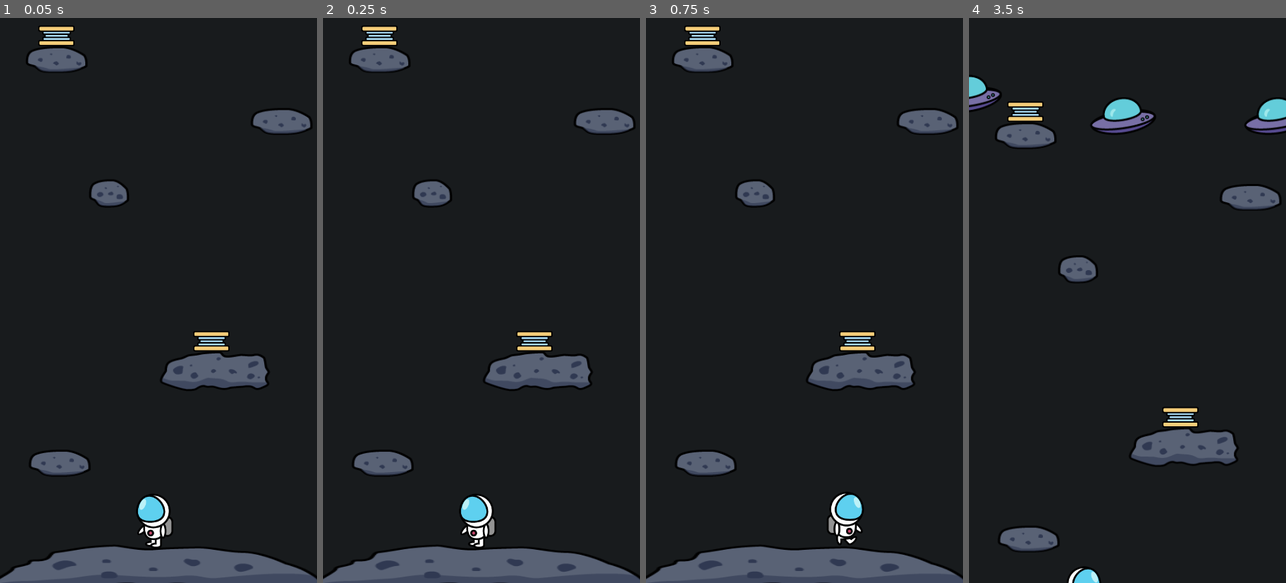
Above: before the commit, frames 1-4 (left to right).
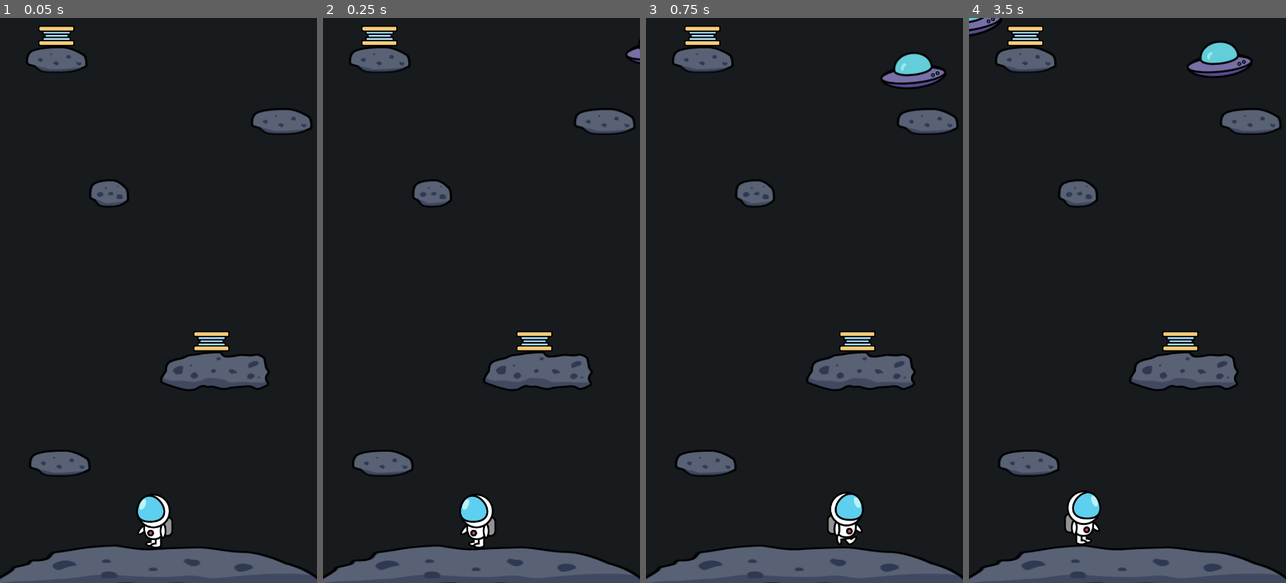
Above: after the commit, the same moments.

Repository: anyu/space-escape
Game: Godot game, scene res://scenes/World.tscn
Same seed, same stepped clock (60 frames per second), same inputs: the game is played once before the commit and once after it.
Inputs:
- Up to frame 1 (0.05 s): no input
- Up to frame 2 (0.25 s): no input
- Up to frame 3 (0.75 s): hold D (move_right) from 0.53 s (still down)
- Up to frame 4 (3.5 s): tap Space (jump) at 0.77, 1.52, 3.02 s; release D (move_right) at 2.03 s; hold A (move_left) 2.03-2.78 s; hold D (move_right) from 2.78 s (still down)

Frame 1 is identical in both runs. In frame 2, less than 0.1% of the frame differs, in the area x 95-100%, y 3-9%; in frame 3, 0.8%; in frame 4, 18%, in the area x 0-100%, y 0-100%.

Commit message:
ufo curve path kinddaa works

Diff:
--- a/scenes/Camera2D.gd
+++ /dev/null
@@ -1,7 +0,0 @@
-extends Camera2D
-
-
-var speed = 200
-
-func _process(delta):
-	position.y -= speed * delta
--- /dev/null
+++ b/scenes/UFOTimer.gd
@@ -0,0 +1,13 @@
+extends Timer
+
+
+
+func _ready():
+	wait_time = randf() * 2 + 1
+	set_wait_time(wait_time)
+	start()
+
+func _on_timeout():
+	var ufo =
+	# Set its position, properties, or add it to the scene
+	# Example: get_tree().get_root().add_child(newNode2D)
--- a/scenes/Ufo.tscn
+++ b/scenes/Ufo.tscn
@@ -21,6 +21,4 @@
 scale = Vector2( 1.31178, 1.31178 )
 polygon = PoolVector2Array( 18.5, -27.9, 30.5, -17.9, 30.5, -15.3, 30.9, -14, 36, -14, 50.5, -6.3, 50.5, 10, 36.2, 22,  …(191 unchanged characters)…
 
-[node name="Tween" type="Tween" parent="."]
-
 [connection signal="screen_exited" from="VisibilityNotifier2D" to="." method="_on_VisibilityNotifier2D_screen_exited"]
--- a/scenes/World.tscn
+++ b/scenes/World.tscn
@@ -1,8 +1,8 @@
-[gd_scene load_steps=12 format=2]
+[gd_scene load_steps=13 format=2]
 
-[ext_resource path="res://scenes/Camera2D.gd" type="Script" id=1]
 [ext_resource path="res://scenes/Player.tscn" type="PackedScene" id=2]
 [ext_resource path="res://scenes/Spring.tscn" type="PackedScene" id=3]
+[ext_resource path="res://images/ufo.png" type="Texture" id=4]
 [ext_resource path="res://images/ground.png" type="Texture" id=5]
 [ext_resource path="res://scenes/Asteroid.tscn" type="PackedScene" id=6]
 [ext_resource path="res://audio/bounce1.mp3" type="AudioStream" id=7]
@@ -10,10 +10,11 @@
 [ext_resource path="res://scenes/Asteroid_lg.tscn" type="PackedScene" id=9]
 [ext_resource path="res://scenes/Asteroid_sm.tscn" type="PackedScene" id=10]
 [ext_resource path="res://scenes/Ufo.tscn" type="PackedScene" id=11]
+[ext_resource path="res://scripts/UFOPath.gd" type="Script" id=12]
 
 [sub_resource type="Curve2D" id=14]
 _data = {
-"points": PoolVector2Array( 0, 0, 0, 0, 720, 0, 80.7261, 0, -80.7261, 0, 544, 56, 56.7605, -2.52269, -56.7605, 2.52269, 344, -16, 72.3171, 2.94314, -72.3171, -2.94314, 128, 64, 0, 0, 0, 0, 0, 0 )
+"points": PoolVector2Array( 0, 0, 0, 0, 720, 0, 80.7261, 0, -80.7261, 0, 546, 129, 56.7605, -2.52269, -56.7605, 2.52269, 345, -1, 72.3171, 2.94314, -72.3171, -2.94314, 131, 128, 1, 34.5, -1, -34.5, 0, 2 )
 }
 
 [node name="World" type="Node2D"]
@@ -119,10 +120,17 @@
 
 [node name="UFOPath" type="Path2D" parent="."]
 curve = SubResource( 14 )
+script = ExtResource( 12 )
 
-[node name="UFOSpawnLocation" type="PathFollow2D" parent="UFOPath"]
+[node name="UFOPathFollow" type="PathFollow2D" parent="UFOPath"]
 position = Vector2( 720, 0 )
 rotate = false
+
+[node name="Sprite" type="Sprite" parent="UFOPath/UFOPathFollow"]
+position = Vector2( 100, 0 )
+rotation = 0.0519126
+scale = Vector2( 1.5, 1.5 )
+texture = ExtResource( 4 )
 
 [node name="Camera2D" type="Camera2D" parent="."]
 position = Vector2( 337, 1168 )
@@ -131,7 +139,6 @@
 limit_right = 720
 limit_bottom = 1280
 limit_smoothed = true
-script = ExtResource( 1 )
 
 [connection signal="body_entered" from="Spring" to="Player" method="_on_Spring_body_entered"]
 [connection signal="body_exited" from="Spring" to="Player" method="_on_Spring_body_exited"]
--- a/scripts/UFO.gd
+++ b/scripts/UFO.gd
@@ -1,8 +1,4 @@
 extends Area2D
-
-func start_movement(initial_pos, final_pos):
-	$Tween.interpolate_property(self, "position", initial_pos, final_pos, 1.0, Tween.TRANS_CUBIC)
-	$Tween.start()
 
 func _on_VisibilityNotifier2D_screen_exited():
 	queue_free()
--- /dev/null
+++ b/scripts/UFOPath.gd
@@ -0,0 +1,9 @@
+extends Path2D
+
+onready var follow = get_node("UFOPathFollow")
+
+func _ready():
+	set_process(true)
+
+func _process(delta):
+	follow.set_offset(follow.get_offset() + 350 * delta)
--- a/scripts/World.gd
+++ b/scripts/World.gd
@@ -18,4 +18,3 @@
 func _on_UFOTimer_timeout():
 	var ufo = ufo_scene.instance()
 	add_child(ufo)
-	ufo.start_movement(Vector2(0, 50), Vector2(700,50))
